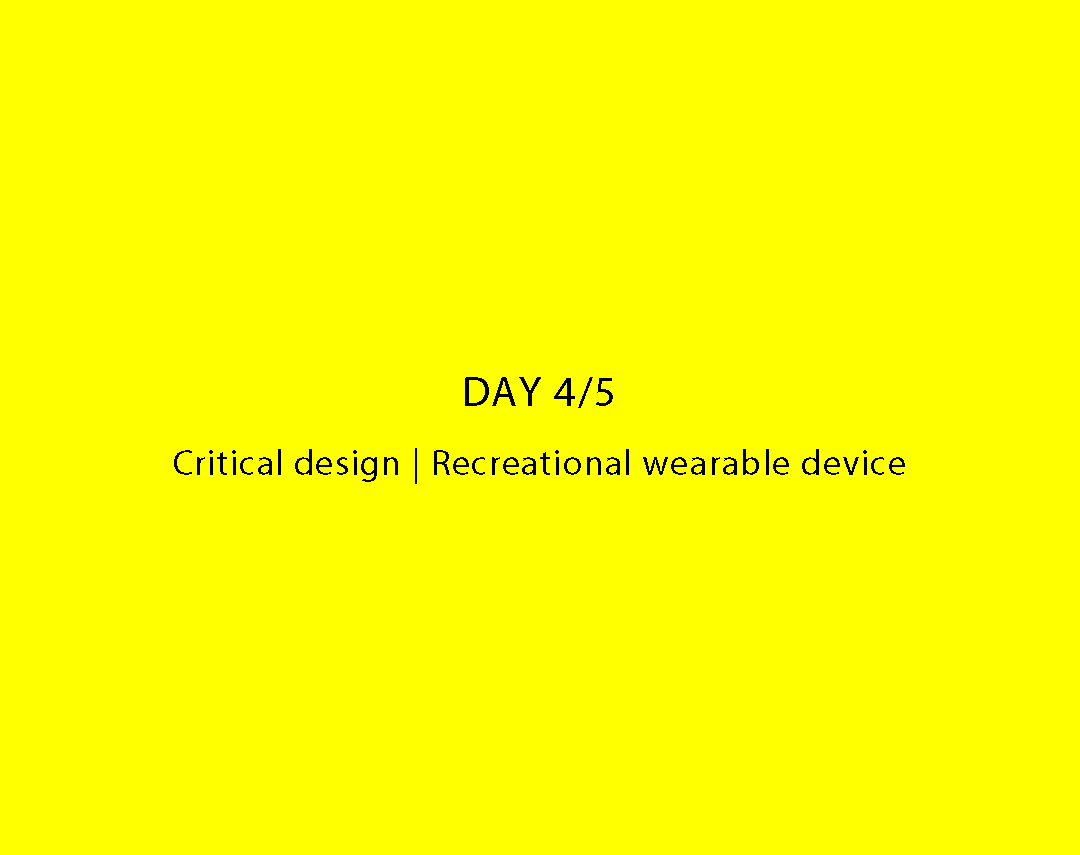
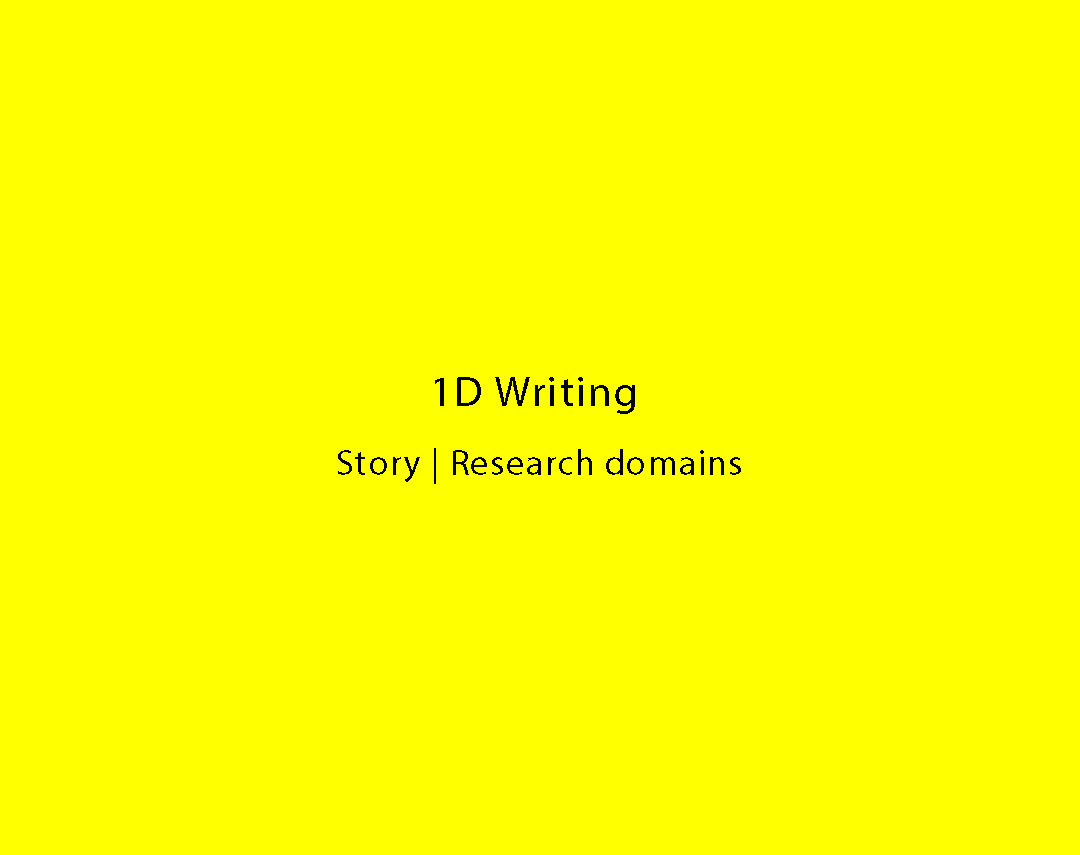
Two versions of the same layered image (1080 × 855). Layer-by-layer changes:
renamed "DAY 4/5 Critical design | Recreational wearable device" to "1D Writing Story | Research domains", painted on it over (174, 377, 905, 484)
